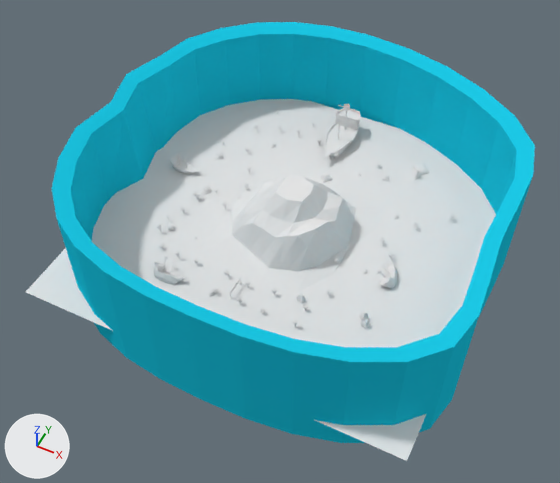
The Blender file assets/Mapa01/isla.Blend: old version first, new version second.
Both versions are drawn from a 50 mm camera at (604.0, -1286.0, 1466.0) aimed at (19.0, -116.0, 4.0). Arrows for +X, +Y and +Z are at lower left; the lights stay in place.

Objects in the first picture: 'BARCO', 'BARCO.001', 'BARCO.002', 'BARCO.003', 'CIELO', 'Carretera', 'ROCA1.005', 'TERRENO', 'mar'.
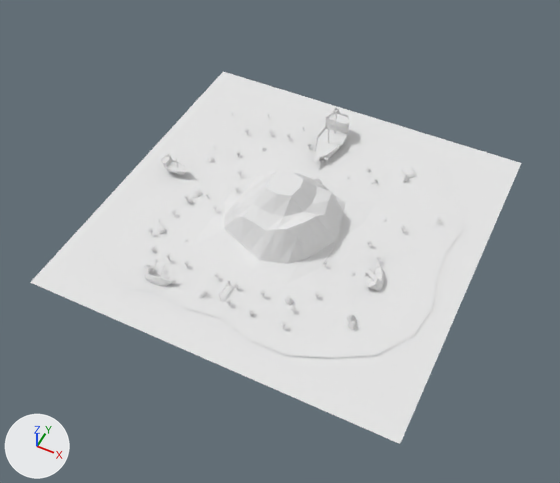
Location of each change, (x1, y1, x2, y2) in pixels of the pictures (560 x 483 px):
'CIELO', deleted (cyan)
    before: (51, 22, 535, 443)
'TERRENO', moved
    before: (101, 103, 478, 347)
    after: (96, 100, 464, 358)
'mar', moved
    before: (26, 99, 496, 461)
    after: (30, 72, 521, 444)
'Carretera', moved
    before: (133, 112, 441, 329)
    after: (125, 116, 429, 331)
'BARCO.003', moved
    before: (324, 104, 361, 159)
    after: (313, 108, 350, 163)
'BARCO.002', moved
    before: (376, 259, 397, 289)
    after: (364, 261, 385, 291)
'BARCO', moved
    before: (154, 257, 186, 285)
    after: (144, 259, 176, 287)
'BARCO.001', moved
    before: (170, 154, 201, 174)
    after: (161, 153, 192, 174)
'ROCA1.005', moved
    before: (410, 162, 429, 175)
    after: (399, 166, 417, 179)

What changed in the scene script:
```text
Change me_terreno:
    where me_terreno.from_pydata(...)  # 166 vertices, 135 faces; spans x -0.95..1.12, y -0.96..1.0, z -0.36..0.01
    used by ob_terreno; location = (79.0, -11.0, -2.0); scale = (-414.0, -414.0, -414.0)
    me_terreno part 1: the whole mesh is moved by (-0.09, -0.04, 0.07)
Change me_roca1_005:
    where me_roca1_005.from_pydata(...)  # 20 vertices, 18 faces; spans x -192.3..-166.6, y -15.7..-0.7, z -32.3..-16.1
    used by ob_roca1_005; location = (-1.0, 1.0, 9.0); rotation_euler = (0.0356, 0.0413, -2.309), in degrees (2, 2.4, -132); scale = (2.09, 2.25, 1.01)
    me_roca1_005 part 2: the whole mesh is moved by (179.7, 7.5, 25.7)
Remove ob_cielo:
    ob_cielo = bpy.data.objects.new('CIELO', me_cielo)
    ob_cielo.location = (1.0, -60.0, 76.0)
    ob_cielo.scale = (604.0, 604.0, 148.0)
Change ob_mar:
    ob_mar.location: (28.0, -43.0, -4.0) -> (0.0, 0.0, -31.0)
Change ob_terreno:
    ob_terreno.location: (79.0, -11.0, -2.0) -> (0.0, 0.0, 0.0)
Change ob_barco_001:
    ob_barco_001.location: (-342.0, 10.0, 18.0) -> (-373.0, 10.0, 6.0)
Change ob_barco_003:
    ob_barco_003.location: (-1.0, 317.0, 44.0) -> (-31.0, 317.0, 18.0)
Change ob_barco:
    ob_barco.location: (-180.0, -330.0, 7.0) -> (-210.0, -330.0, -19.0)
Change ob_roca1_005:
    ob_roca1_005.location: (-1.0, 1.0, 9.0) -> (210.0, 290.0, -28.0)
Change ob_carretera:
    ob_carretera.location: (-124.0, 53.0, -3.0) -> (-155.0, 53.0, -29.0)
Change ob_barco_002:
    ob_barco_002.location: (301.0, -103.0, 5.0) -> (271.0, -103.0, -21.0)
```
